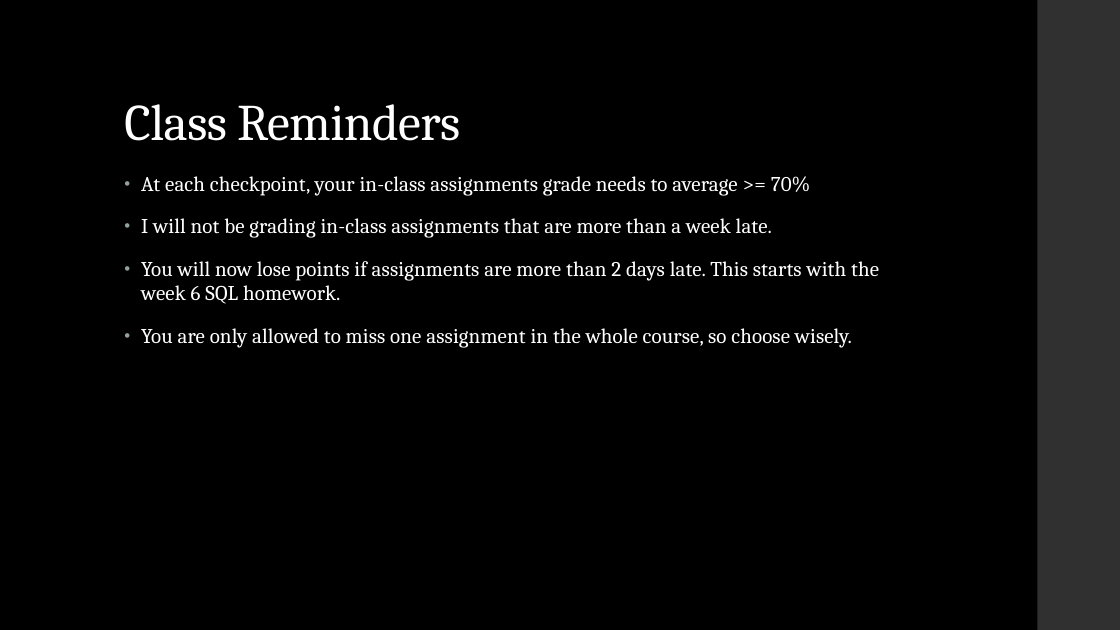
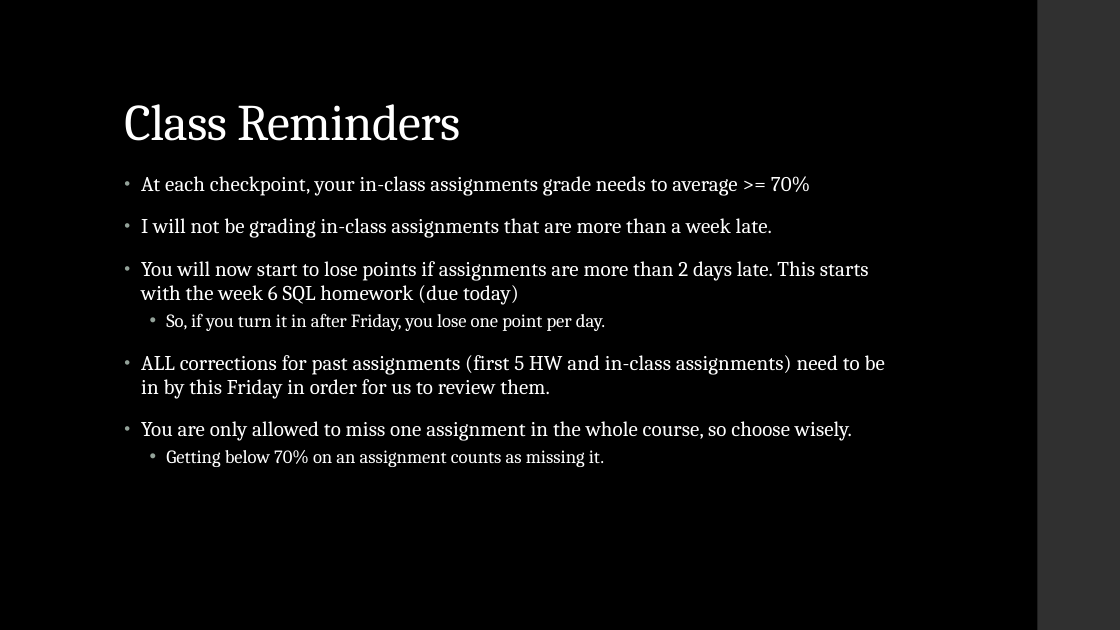
Before and after one commit to LaunchCoderGirlSTL/Data-Science-Assignments, a slide deck: slide 4 of course_material/week_07/week_07_presentation.pptx. Drawn at 1120x630 pixels with LibreOffice and Linux fonts; fonts in the diff are those of the drawing. Boxes give left, top, right and bottom in pixels: in the first picture for what was removed or moved away, otherwise in the second. Text is boxed around its words. In the diff, an @@ line names an element or a change of style, - is before the commit and + after.

Commit message:
week 7 and project

```diff
--- a/course_material/week_07/week_07_presentation.pptx
+++ b/course_material/week_07/week_07_presentation.pptx
@@ text at (x1=141, y1=261, x2=885, y2=399): text changed @@
-• You will now lose points if assignments are more than 2 days late. This starts with the week 6 SQL homework.
+• You will now start to lose points if assignments are more than 2 days late. This starts with the week 6 SQL homework (due today)
+  • So, if you turn it in after Friday, you lose one point per day.
+• ALL corrections for past assignments (first 5 HW and in-class assignments) need to be in by this Friday in order for us to review them.
@@ text at (x1=166, y1=450, x2=604, y2=467): paragraph added @@
+  • Getting below 70% on an assignment counts as missing it.
```
Also in this commit, not shown: 1 other slide changed, 1 slide added, 3 other files.
